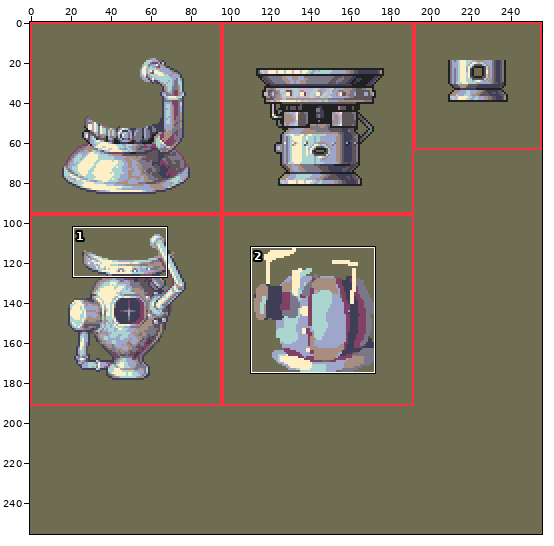
Two states of a sprite sheet, modules/frogatto/images/props/factory-machines.png. The picture above shows the old version from afar; the outline marks the close-up.
Close-up. Earlier state:
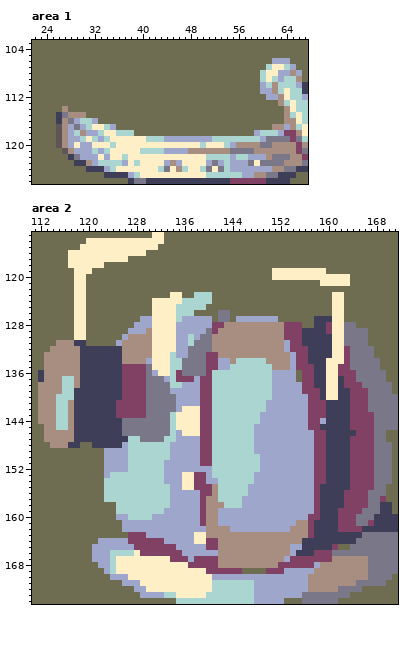
The file is 256x256 pixels. Shown: area 1: x 22..67, y 103..126; area 2: x 111..171, y 113..174.
And afterwards:
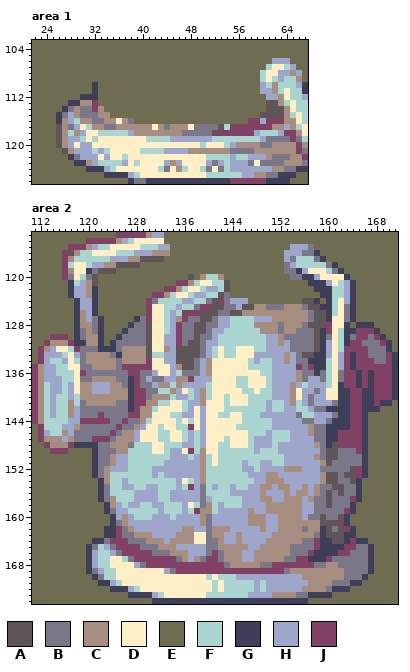
Palette (. is transparent): A #5f5558  B #797788  C #a88e81  D #ffefc6  E #6f6d51  F #abd5d0  G #3f3e59  H #9fa6cc  J #814164
From the commit log: Rendered one of the factory machines.
Difference:
Changed rows in their new state; - is an unchanged pixel.
Area 1:
first column x 27:
110 -----G-------------------------------
111 -----G-------------------------------
112 ---GGG-------------------------------
113 -GGCCJ----------------------------AA-
114 GBCBBJC---------------------------AAA
115 -H-BBBCC-------------------------AAAA
116 -HFCCBBCCDCB-------------------JJHJJJ
117 -BHD-CCBBCCCCCCDCBCCCDBBBBAFJJJJJJJ--
118 -FCHDD-FF--HCCCCCCCCBBBBBAJJJJJJ-----
119 ------DD---------F-------------------
120 --------D----------------------------
Area 2:
first column x 111:
113 --------------JJJJJCHH---------------------------------------
114 ---------JJJJJCHF--------------------------------------------
115 ------JJJCHFF-----FFFHH--------------------HHHB--------------
116 -----JACFF----FFFHHHCCC-------------------HHHBBG-------------
117 -----JCFFFFFFHHHCCAAAA--------------------HBFFFBG------------
118 -----JF--FHHCCAAAA------------------------BHFFFFFBG----------
119 -----JC--GBAAA--------------------------EEBBGH---FBG---------
120 -----JB-FBA---------------A-CFFC--------EEEBBGGH----G--------
121 ------GFHCA-------------JJCFDDFFA-------------GGGH-FHG-------
122 ------GHHCG-----------JJCFDDFHHFA--------------GGGFFHG-------
123 ------GHHCG---------JJCF-DFHH-FAB---------------GGFFHG-------
124 -------GHHG--------JBFFFFHH--BAJBHHH---------AAG-GF-HG-------
125 -------GHHG--------J--FFH--BJJAABBHAACCBBBCCCBAAGGF-BG-------
126 -------GCHG--------J--FH-JJJAAA--AACCCCCCCCCCCBAAGF-BG-------
127 -------GCHBG-----GBJ--FHCJBBAABHHFFFF---CCCCCCBAA---BG-------
128 -------GCCBG----GBBA--FHJBBAABBHHFFFF----BCCCBAAA---GEGGG----
129 -------GBCBG---GBBBA--FHJBBAA-HHFFFFFF---BCCBBBA---FGGJJJG---
130 ---JJJ-GBCCG--GBBBBA--HHJBBA--HFFFFFFFFHH-BBBBBA-B-FG-JJBJG--
131 --JC--J--CCG-GBBBBBA--HHJBAA-HHFFFFFFFFHH--BBBBA-H-FGJJ-BBJG-
132 -JCHDDFJBBB---B----A--CHAAAA-HFDFFDDDFFHHH-BBBBA-H-F-JJJ-BBG-
133 -JHHHFDHBCCCCB-----AFFHHAAAA-HFDFFDDDHHHHH--BAA--H-H-GJJ-BBJG
134 -JHFFHDFBCCCCCB----J--HHAAA-HCDDDDDD-H-FHH--BB---F-H-GJJJ-BJG
135 JCHHFFDDBBCCCCB----J---HCAA-HCDDDDDD----HHH--B---F-H-GJJJJJJG
136 JCHHFFFDJBBBBBBB--B----HF---HCDDDDDDDD------CBB-BF-B--GJGJJJG
137 JCHHH--DBBCCCCBBG-BH---HCC--HHDDDD--DDD-----CBHHBF-B--GJGJJJG
138 J-FHH-HDCCHHHCCBG-B-HCC-C---HFDDDD--DDD----C-FHHHF----GJGJJJG
139 J-FHH-HDCCHHHCCCG----FFC-DF-CFDDDDD--D-----CDHHBH------GGJJJG
140 J-FH--HFCCCCCCCCG---CCCF--F-CFDD-DDD-------CD-BHH------GGJJJG
141 J-FH---FBCCCCCBBG--CCFFDDF--CDDD-DDD----FF-CF-BHHHB----GGJGGE
142 J-FH---HBBBBBBBBG-CCFDDDDFH-HDDD--------FF--FFHBB------GGGEEE
143 J-FH---HBBBJBBBB--CCDDD-FHH-HDD--DD---------BFFHHHB----GEEEEE
144 J-FF--HHJJJJJBBJ--CFDDDDF-F-HDDDDDD---FF-----BBH-B-----GEEEEE
145 -JFF-HHCBBBBBBJ--CHDDFDDFFJ-HDDDDD---FFF------CBB------GEEEEE
146 -JHFF-HBBBBBBJBCCHDDDFFDDFHFHDDDDDDD-FF-FFF---CBB--JJJ-GEEE--
147 -J---H-BBBJJJBCCCHDDDF-DDF-FHDDD-DDD----FFF----BB--JJ--GEEE--
148 --J---J-GG-BBCCCB---DD-FF--FHDD--DDD----F------CB-AJJ--GEEEE-
149 ---JJJ----GBBBCC----DD---DJFCDD-------FFF------HBAABBB-GEEEE-
150 ----------GBBC------------F-CFD-------FFFF-----CBAABBBBGEEEE-
151 ----------GBBC--------------CFD----H----FF-----HCABBBBBGEEEE-
152 ----------GBC-------HH------CF-----HH-----CCC--HBBBBBA-GEEEE-
153 ----------GBC-------H----HHHCF------H--CC------HCAABAA-GEEEE-
154 -----------GC--H------FF--FHCFF--------CCC-----HCAABBAGEEEEE-
155 -----------GB--HH--HH--F-FJHBFH--H----CC-CC--C-CBBAABBGEEEE--
156 -----------GB----HHHH-------BFF--HHH--C---C-CC-CBABABBGEEEE--
157 -----------GBC---HHHH-------BHF-------CC--CCC-CBBABBB-GEEEE--
158 ------------GCH-HH--HH-FF-DFB-FH-------CCCCCC--BBABBBGEEEEEE-
159 ------------GBHH-----HFFF-FJC-F-----C--CCCCCC--BBBBB-GEEEEEE-
160 -------------G-CH------F----CBH-----CCC--CCCC-BBABBAGEEEEEEEE
161 -------------GBC------------CBH-----CCC--CCC--CCAAA-GEEEEEEEE
162 ------------GGJBC--------CC--B--------C--CC--BCC-ABA-GEEEEEEE
163 ------------GGJBBCCC----CCC--B--HH-HHHHH------CB-AAA--EEEEEEE
164 ----------GGBJJJBBBCCC-CCCC--BB-HH-HHHH------BBJ--AA-JGGEEEEE
165 ---------GBF-BJJJ-BBBCCC-----BB-----HH-----BBBBJ--GGJJ--GEEEE
166 ---------G-FFHBJJJ--BBBCCC---BJB---HH------BBBJGGGGJJ---GEEEE
167 ---------G-FFD-FBJJJJJJ-BC-CB--B---HH-----BB--GGG-BBBBBBGEEEE
168 ---------GHFFD---HBJJJJJJJ-----JB-----BBJ------BB--BBBBBGEEEE
169 ---------GBHF---------HBJJJJJ------JJJJ---BCCCC-----BBBBGEEEE
170 ----------GBFFDD-------------FDFFF-----------C------BBBGEEEE-
171 -----------GGHFDDD-------------D------F-----------BBBGGEEEE--
172 -------------GGGHFD------------D------F------C---BGGGEE------
173 ----------------GGGG-FDD------------H---CCCCB-GGGGEEE--------
174 --------------------GGGGGGGGGGGGGGGGGGGGGGGGGGEEEEE----------
